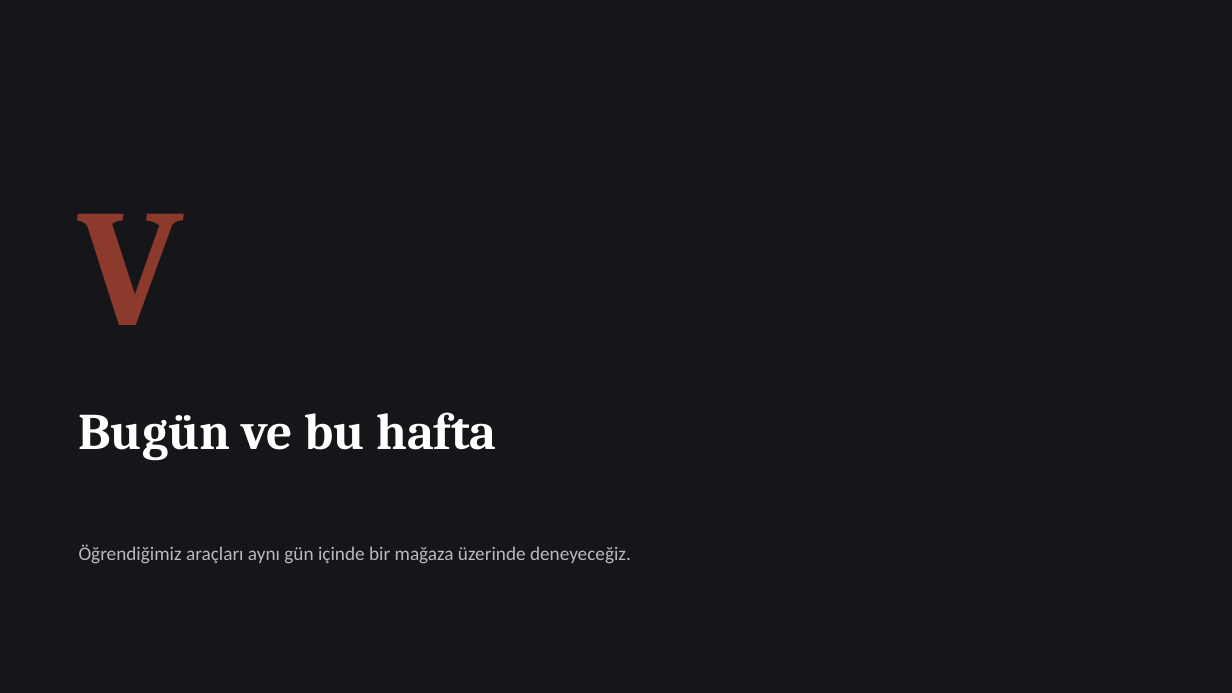
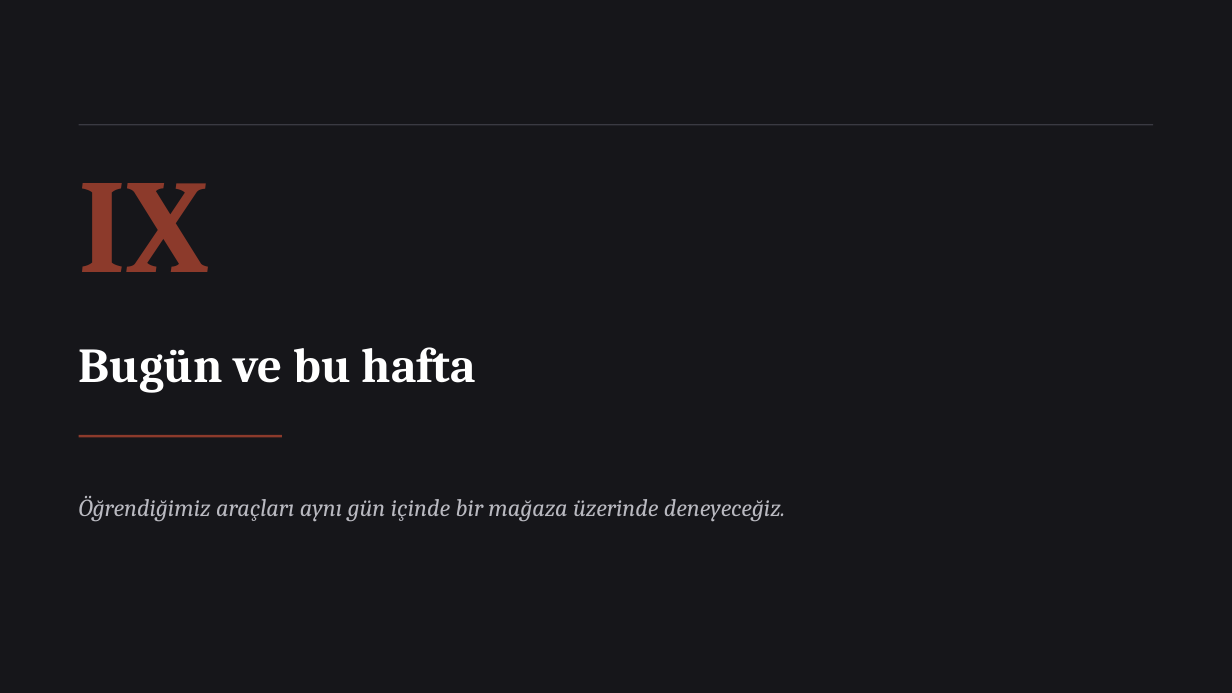
Before and after one commit to bunal91/sanat-ve-mekan, a slide deck: slide 42 of magaza-tasarimi-dersi/Gun1-Marka-Anahtari-ve-Musteri-Deneyimi.pptx (slide 25 before the commit). Drawn at 1232x693 pixels with LibreOffice and Linux fonts; fonts in the diff are those of the drawing. Boxes give left, top, right and bottom in pixels: in the first picture for what was removed or moved away, otherwise in the second. Text is boxed around its words. In the diff, an @@ line names an element or a change of style, - is before the commit and + after.

```diff
--- a/magaza-tasarimi-dersi/Gun1-Marka-Anahtari-ve-Musteri-Deneyimi.pptx
+++ b/magaza-tasarimi-dersi/Gun1-Marka-Anahtari-ve-Musteri-Deneyimi.pptx
@@ line added from (79, 125) to (1153, 125), #3A3A42 1 pt @@
@@ text added at [79, 183, 209, 272], 104 pt, text #8C3A2B, bold @@
+IX
@@ text removed at [79, 214, 184, 325] @@
-V
@@ text "Bugün ve bu hafta": place and size @@
-text "Bugün ve bu hafta" at [79, 412, 497, 461]
+text "Bugün ve bu hafta" at [79, 347, 477, 392]
@@ text "Bugün ve bu hafta" at [79, 347, 477, 392]: size 40 to 38 pt; line spacing 44pt to 42pt @@
@@ line added from (79, 436) to (282, 436), #8C3A2B 2 pt @@
@@ text "Öğrendiğimiz araçları aynı gün içinde ...": place and size @@
-text "Öğrendiğimiz araçları aynı gün içinde ..." at [79, 544, 631, 564]
+text "Öğrendiğimiz araçları aynı gün içinde ..." at [79, 496, 785, 521]
@@ text "Öğrendiğimiz araçları aynı gün içinde ..." at [79, 496, 785, 521]: size 15 to 19 pt, font Calibri to Cambria, italic on; line spacing 22pt to 27pt @@
```
Also in this commit, not shown: 16 other slides changed, 32 slides added, 16 slides removed, 1 other file.
